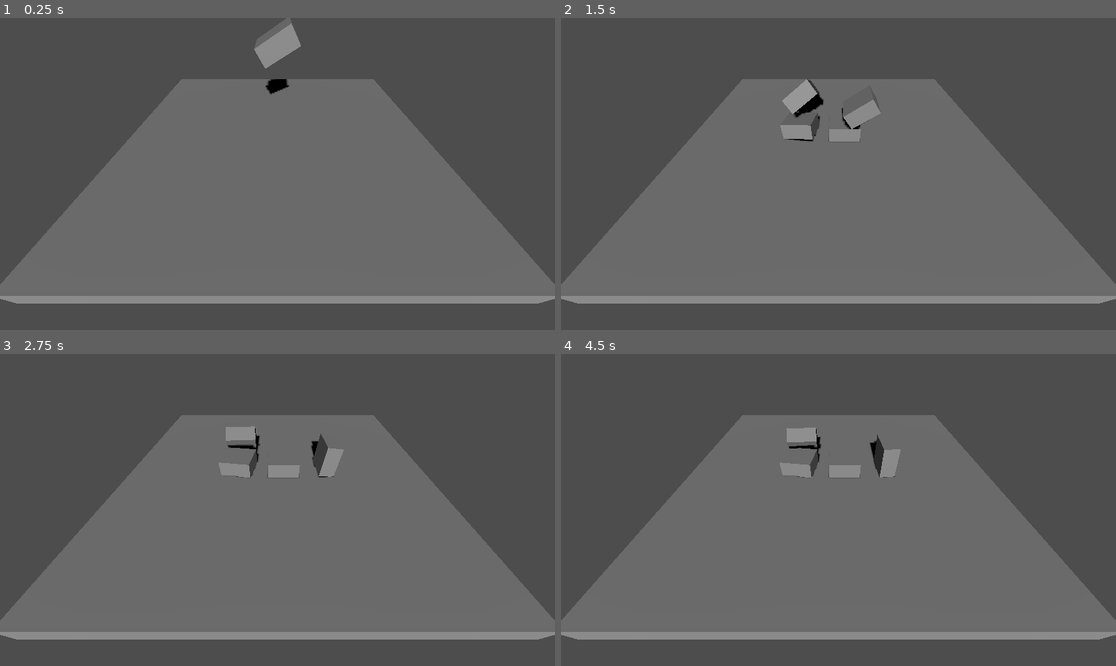
Above: before the commit, frames 1-4 (two rows, left to right).
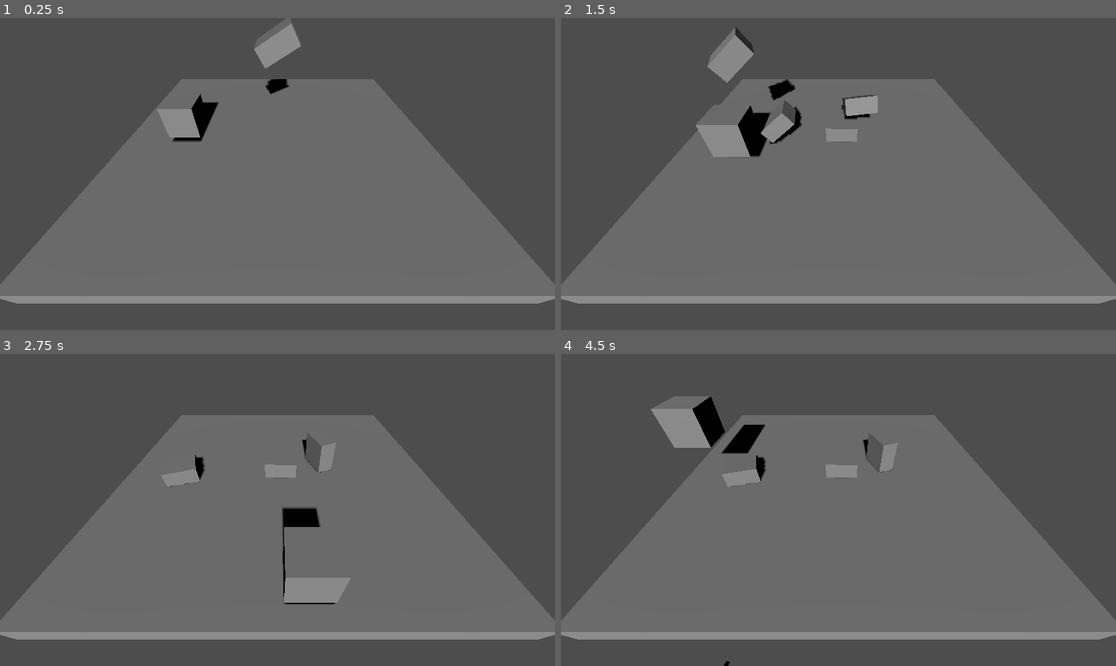
Above: after the commit, the same moments.

Repository: rafal-mi/3d-platformer-2025
Game: Godot game, scene res://level_1.tscn
Same seed, same stepped clock (60 frames per second), same inputs: the game is played once before the commit and once after it. The project has no main scene, so this scene is started directly.
Inputs:
- Up to frame 1 (0.25 s): no input
- Up to frame 2 (1.5 s): tap Enter (ui_accept) at 0.5, 0.6, 0.77, 1.07, 1.35 s; hold Right (ui_right) 0.53-1.28 s; hold Down (ui_down) from 1.28 s (still down)
- Up to frame 3 (2.75 s): tap Enter (ui_accept) at 1.52, 1.82, 2.1 s; release Down (ui_down) at 2.03 s; hold Right (ui_right) from 2.03 s (still down)
- Up to frame 4 (4.5 s): release Right (ui_right) at 2.78 s; hold Up (ui_up) 2.78-3.53 s; tap Enter (ui_accept) at 2.85, 3.02, 3.32, 3.6, 3.77, 4.07, 4.35 s; hold Left (ui_left) from 3.53 s (still down)

The runs differ from the first frame. In frame 1, 0.9% of the frame differs, in the area x 28-40%, y 24-40%; in frame 2, 4.0%, in the area x 24-58%, y 2-45%; in frame 3, 2.8%; in frame 4, 3.4%.

Commit message:
Lesson #3: Player Object + Movement/Jump Script!

Diff:
--- a/level_1.tscn
+++ b/level_1.tscn
@@ -1,6 +1,7 @@
-[gd_scene load_steps=4 format=3 uid="uid://dycmw7rc6p17u"]
+[gd_scene load_steps=5 format=3 uid="uid://dycmw7rc6p17u"]
 
 [ext_resource type="PackedScene" uid="uid://hc6mtslweb8l" path="res://block.tscn" id="1_8b5bf"]
+[ext_resource type="PackedScene" uid="uid://do0fn4xvctkpe" path="res://steve.tscn" id="2_tqs2a"]
 
 [sub_resource type="BoxMesh" id="BoxMesh_vxhl1"]
 size = Vector3(10, 0.5, 10)
@@ -27,14 +28,19 @@
 transform = Transform3D(1, 0, 0, 0, 0.866025, 0.5, 0, -0.5, 0.866025, 0, 4, 2)
 shadow_enabled = true
 
-[node name="Block1" parent="." instance=ExtResource("1_8b5bf")]
+[node name="Blocks" type="Node3D" parent="."]
+
+[node name="Block1" parent="Blocks" instance=ExtResource("1_8b5bf")]
 transform = Transform3D(0.866025, -0.5, 0, 0.5, 0.866025, 0, 0, 0, 1, 0, 3, 0)
 
-[node name="Block2" parent="." instance=ExtResource("1_8b5bf")]
+[node name="Block2" parent="Blocks" instance=ExtResource("1_8b5bf")]
 transform = Transform3D(0.5, -0.866025, 0, 0.866025, 0.5, 0, 0, 0, 1, -0.5, 5, 0)
 
-[node name="Block3" parent="." instance=ExtResource("1_8b5bf")]
+[node name="Block3" parent="Blocks" instance=ExtResource("1_8b5bf")]
 transform = Transform3D(0.5, -0.866025, 0, 0.866025, 0.5, 0, 0, 0, 1, 0.466506, 7.25897, 0)
 
-[node name="Block4" parent="." instance=ExtResource("1_8b5bf")]
+[node name="Block4" parent="Blocks" instance=ExtResource("1_8b5bf")]
 transform = Transform3D(0, -1, 0, 1, 0, 0, 0, 0, 1, -0.966506, 8.74102, 0)
+
+[node name="Steve" parent="." instance=ExtResource("2_tqs2a")]
+transform = Transform3D(1, 0, 0, 0, 1, 0, 0, 0, 1, -3, 1, 0)
--- /dev/null
+++ b/steve.gd
@@ -0,0 +1,31 @@
+extends CharacterBody3D
+
+
+const SPEED = 5.0
+const JUMP_VELOCITY = 4.5
+
+# Get the gravity from the project settings to be synced with RigidBody nodes.
+var gravity = ProjectSettings.get_setting("physics/3d/default_gravity")
+
+
+func _physics_process(delta):
+	# Add the gravity.
+	if not is_on_floor():
+		velocity.y -= gravity * delta
+
+	# Handle Jump.
+	if Input.is_action_just_pressed("ui_accept") and is_on_floor():
+		velocity.y = JUMP_VELOCITY
+
+	# Get the input direction and handle the movement/deceleration.
+	# As good practice, you should replace UI actions with custom gameplay actions.
+	var input_dir = Input.get_vector("ui_left", "ui_right", "ui_up", "ui_down")
+	var direction = (transform.basis * Vector3(input_dir.x, 0, input_dir.y)).normalized()
+	if direction:
+		velocity.x = direction.x * SPEED
+		velocity.z = direction.z * SPEED
+	else:
+		velocity.x = move_toward(velocity.x, 0, SPEED)
+		velocity.z = move_toward(velocity.z, 0, SPEED)
+
+	move_and_slide()
--- /dev/null
+++ b/steve.tscn
@@ -0,0 +1,16 @@
+[gd_scene load_steps=4 format=3 uid="uid://do0fn4xvctkpe"]
+
+[ext_resource type="Script" path="res://steve.gd" id="1_a26ns"]
+
+[sub_resource type="BoxMesh" id="BoxMesh_e3afi"]
+
+[sub_resource type="BoxShape3D" id="BoxShape3D_2necv"]
+
+[node name="Steve" type="CharacterBody3D"]
+script = ExtResource("1_a26ns")
+
+[node name="MeshInstance3D" type="MeshInstance3D" parent="."]
+mesh = SubResource("BoxMesh_e3afi")
+
+[node name="CollisionShape3D" type="CollisionShape3D" parent="."]
+shape = SubResource("BoxShape3D_2necv")
